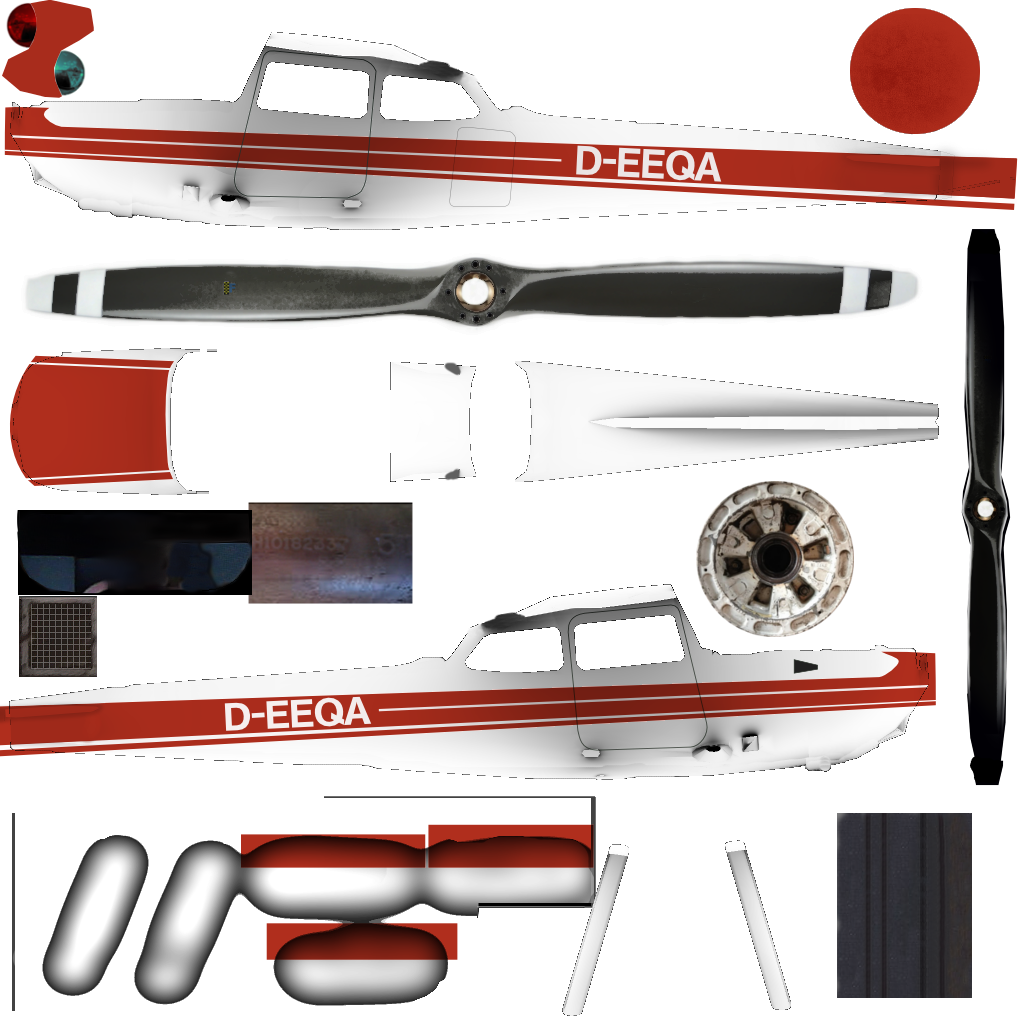
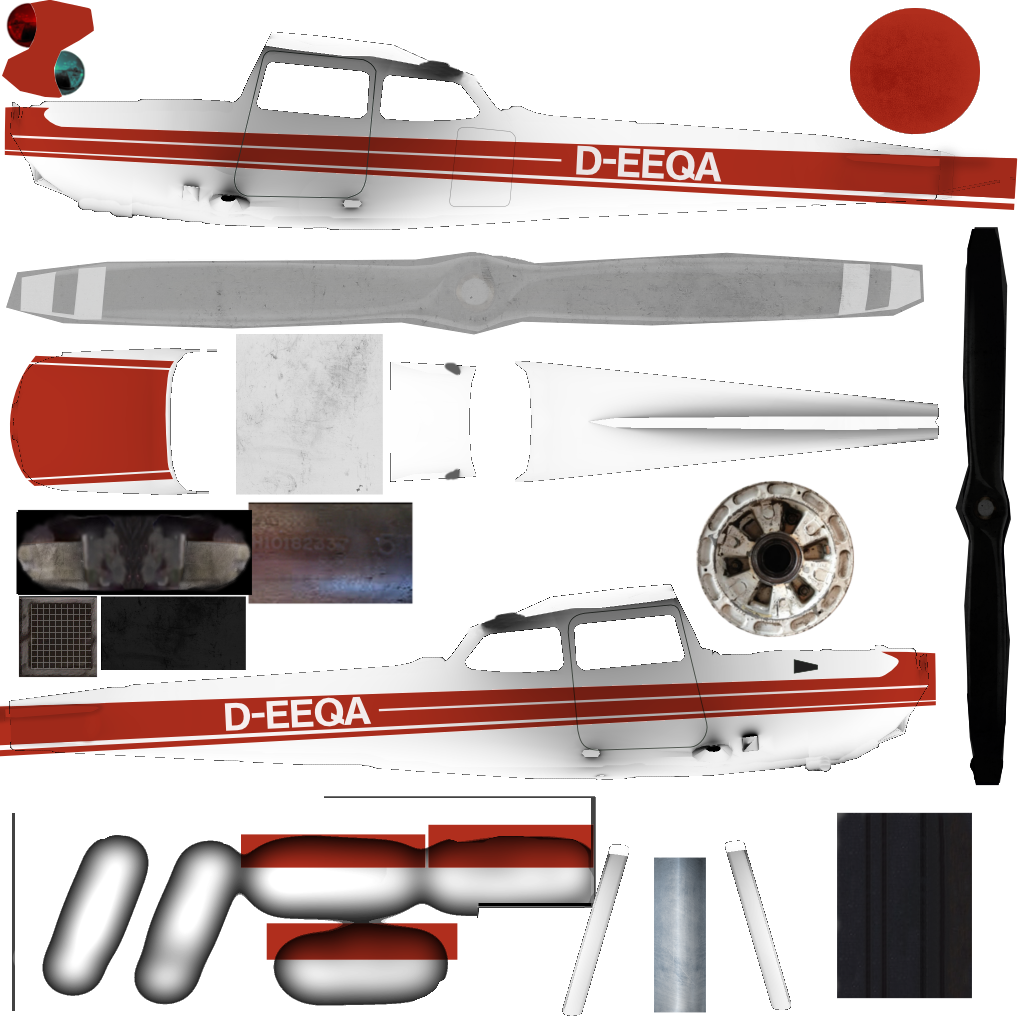
Layered file, before and after one edit (1024x1024). Changes by layer:
added layer "Clipboard #4" above "Clipboard #1" over [6, 227, 1011, 1013]
